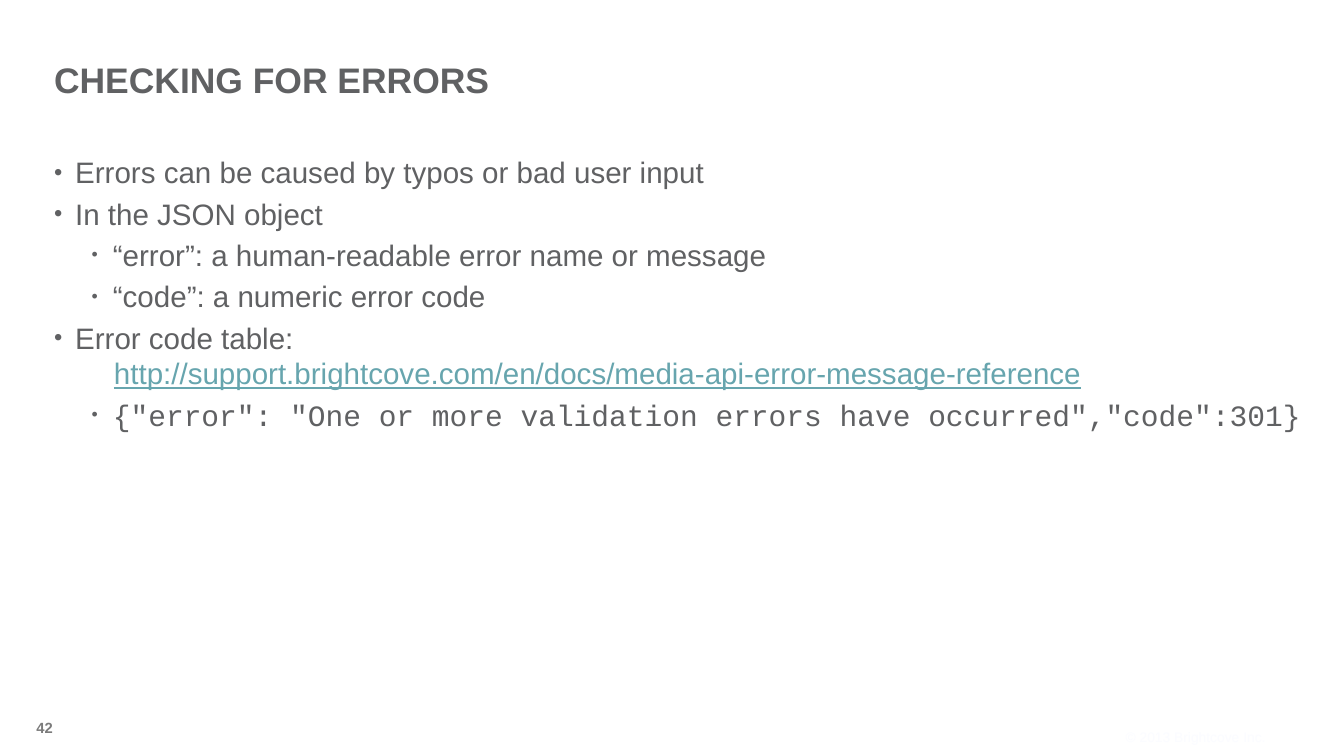
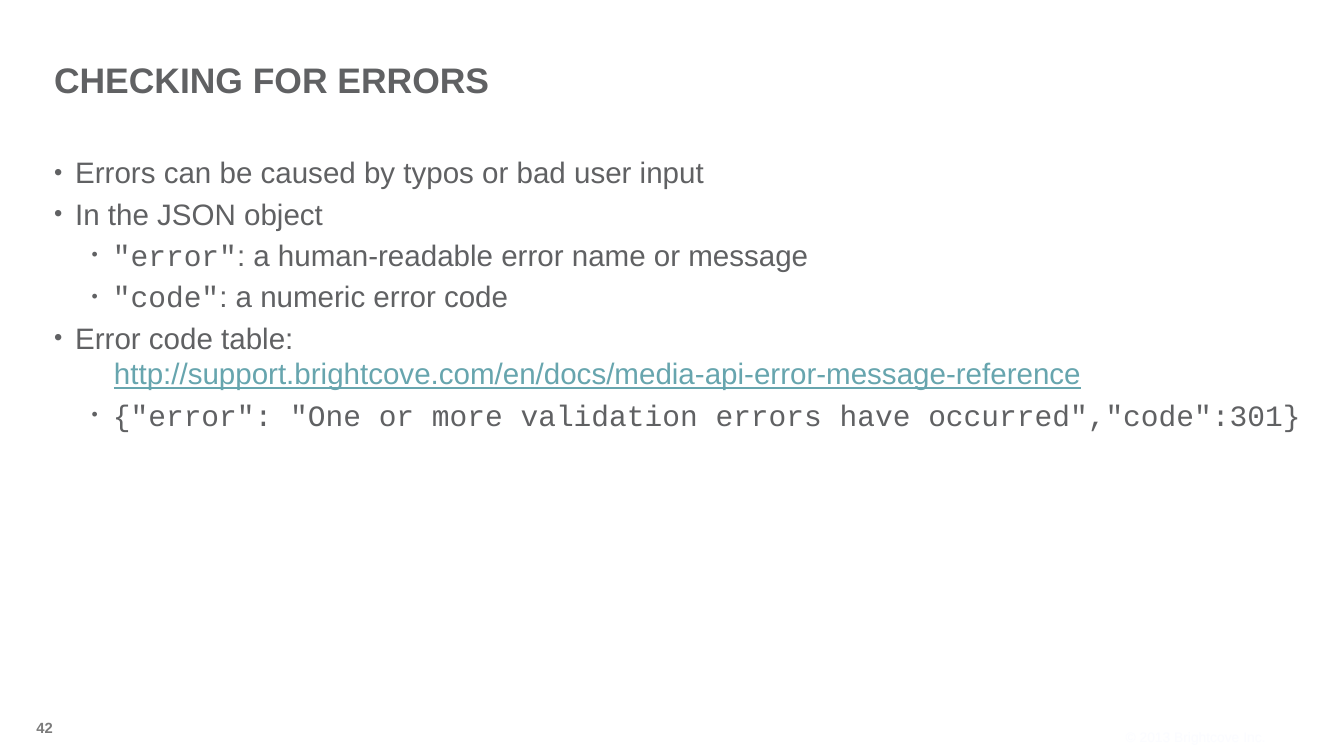
Before and after one commit to BrightcoveLearning/VideoCloudMediaAPI, a slide deck: slide 42 of Slides/developing-media-api-17Dec2013.pptx. Drawn at 1344x756 pixels with LibreOffice and Linux fonts; fonts in the diff are those of the drawing; background and template pictures are left out. Boxes give left, top, right and bottom in pixels: in the first picture for what was removed or moved away, otherwise in the second. Text is boxed around its words. In the diff, an @@ line names an element or a change of style, - is before the commit and + after.

```diff
--- a/Slides/developing-media-api-17Dec2013.pptx
+++ b/Slides/developing-media-api-17Dec2013.pptx
@@ text at (113,244,808,308): text changed @@
-  • “error”: a human-readable error name or message
-  • “code”: a numeric error code
+  • "error": a human-readable error name or message
+  • "code": a numeric error code
```
Also in this commit, not shown: 3 other slides changed.
